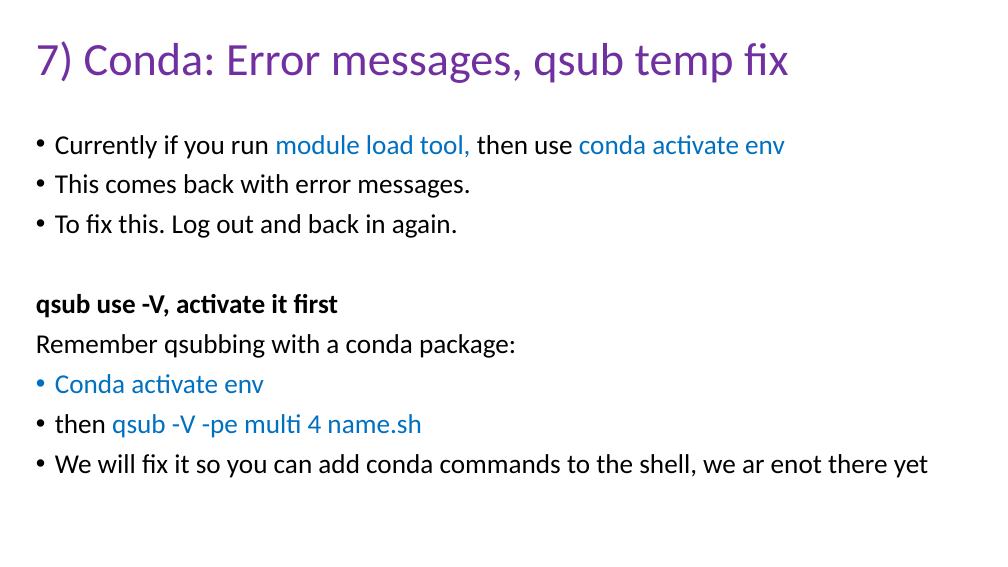
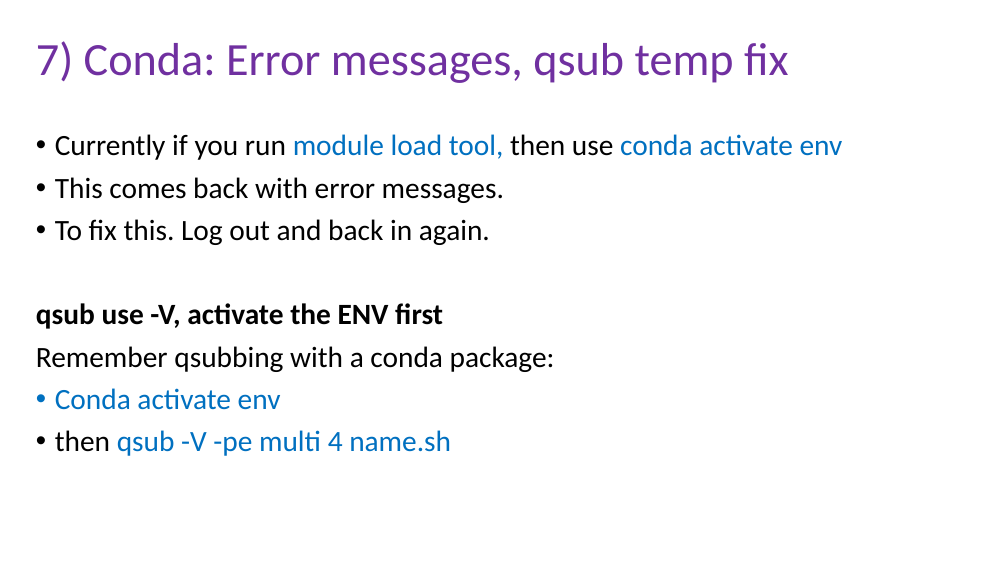
Before and after one commit to peterthorpe5/Sys_admin, a slide deck: slide 17 of cluster_course/powerpoint/7_Conda.pptx. Drawn at 1008x567 pixels with LibreOffice and Linux fonts; fonts in the diff are those of the drawing. Boxes give left, top, right and bottom in pixels: in the first picture for what was removed or moved away, otherwise in the second. Text is boxed around its words. In the diff, an @@ line names an element or a change of style, - is before the commit and + after.

```diff
--- a/cluster_course/powerpoint/7_Conda.pptx
+++ b/cluster_course/powerpoint/7_Conda.pptx
@@ text at [36,134,843,456]: size 25.9 to 28 pt in "Currently if you run module load tool, ...", "This comes back with error messages.", "To fix this. Log out and back ...", "Remember qsubbing with a conda package:" and 2 more places @@
@@ text at [36,303,443,329]: text changed; size 25.9 to 28 pt @@
-qsub use -V, activate it first
+qsub use -V, activate the ENV first
@@ text at [55,454,928,478]: paragraph removed @@
-• We will fix it so you can add conda commands to the shell, we ar enot there yet
```
Also in this commit, not shown: 7 other slides changed, 6 other files.
